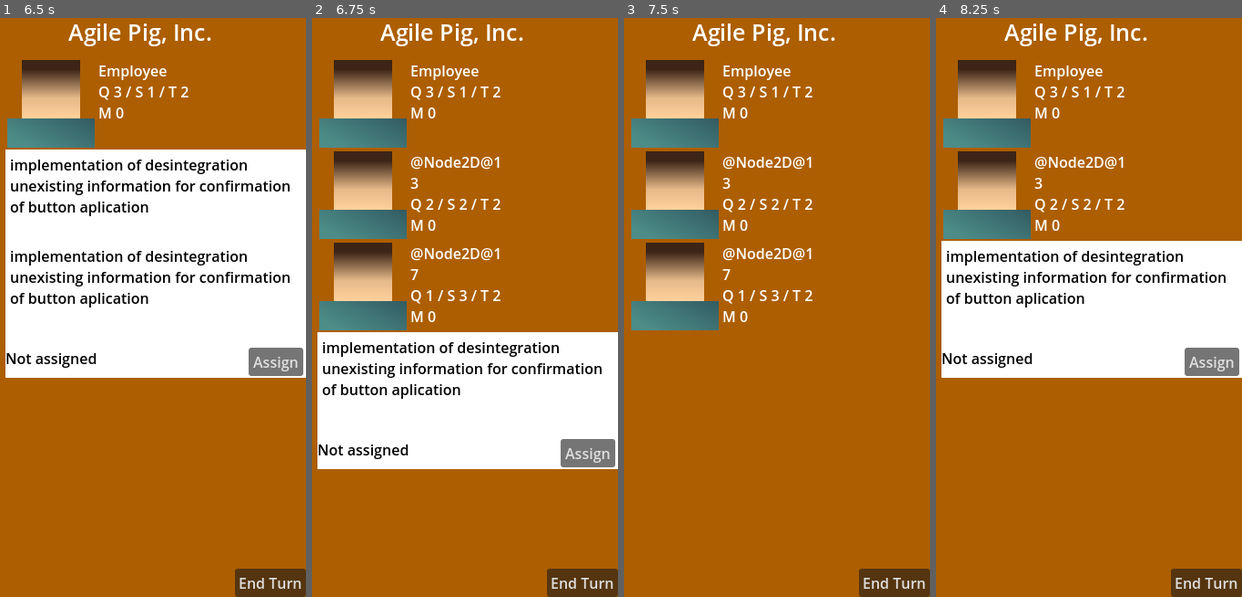
Above: before the commit, frames 1-4 (left to right).
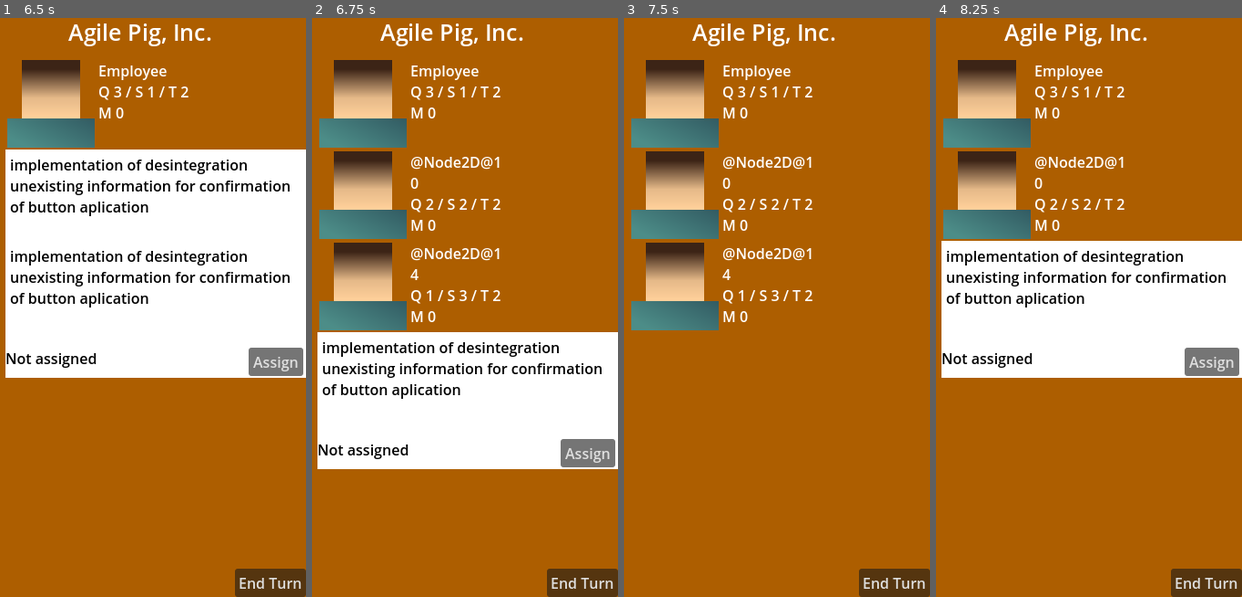
Above: after the commit, the same moments.

Repository: ltbk2023/pig
Game: Godot game, scene res://placeholders/game_placeholder.tscn
Same seed, same stepped clock (60 frames per second), same inputs: the game is played once before the commit and once after it. This scene is started directly instead of the project's main scene.
Inputs (mouse positions are in pixels of both pictures, inside the frame that each line leads up to):
- Up to frame 1 (6.5 s): click "End Turn" at 0.5 s; click "Assign" at 1.25 s; click "End Turn" at 2 s; click "Assign" at 2.75 s; click "End Turn" at 3.5 s; click "Assign" at 4.25 s; tap Enter at 5 s; move the mouse to (214, 255) at 5.02 s; click (214, 255) at 5.17 s; tap Space at 5.75 s; move the mouse to (76, 319) at 5.77 s; click (76, 319) at 5.92 s
- Up to frame 2 (6.75 s): tap Enter at 6.5 s; move the mouse to (486, 151) at 6.52 s; click (486, 151) at 6.67 s
- Up to frame 3 (7.5 s): tap Space at 7.25 s; move the mouse to (749, 411) at 7.27 s; click (749, 411) at 7.42 s
- Up to frame 4 (8.25 s): tap Enter at 8 s; move the mouse to (1177, 376) at 8.02 s; click (1177, 376) at 8.17 s

Frame 1 is identical in both runs. In frame 2, less than 0.1% of the frame differs, in the area x 32-35%, y 27-46%; in frame 3, less than 0.1%; in frame 4, less than 0.1%.
Error after the commit: Parse Error: Identifier "QualityDeck" not declared in the current scope. (res://view/testing/testing.gd:52)

Commit message:
PIG-128: Testing implementation

Diff:
--- a/PIG/employee/employee.gd
+++ b/PIG/employee/employee.gd
@@ -73,6 +73,8 @@
 
 	if task is Issue:
 		task.add_progress(speed + speed_modifier)
+	elif task is Testing:
+		task.test(testing)
 
 # Set the visibility of Extended node to v.
 func set_visibility_of_extended_description(v):
--- a/PIG/game/game.gd
+++ b/PIG/game/game.gd
@@ -25,7 +25,7 @@
 	__state = GameState.NOT_STARTED
 	__current_sprint = 0
 	__current_turn = 0
-
+	randomize()
 
 # Called every frame. 'delta' is the elapsed time since the previous frame.
 func _process(delta):
@@ -167,3 +167,14 @@
 			$Hooks/IssueToAssign.get_child(0).queue_free()
 
 	return false
+
+func _on_bug_found():
+	var bug_issue = Issue.new()
+	bug_issue.type = Issue.IssueType.BUG_ISSUE
+	# THIS SHOULD BE DONE SOMEWHERE ELSE AUTOMATICALLY, MOST LIKELY IN ISSUE'S
+	# ready() METHOD! TODO: DISCUSS
+	bug_issue.state = Issue.IssueState.IN_BACKLOG
+	# The following limits should be constants/vars in the Issue script!
+	bug_issue.difficulty = randi_range(1, 4)
+	bug_issue.time = randi_range(1, 3)
+	$Backlog.add_issue(bug_issue)
--- a/PIG/game/game.tscn
+++ b/PIG/game/game.tscn
@@ -40,3 +40,4 @@
 [connection signal="assign" from="Backlog" to="." method="_on_backlog_assign"]
 [connection signal="assign" from="Office" to="." method="_on_office_assign"]
 [connection signal="assign" from="Testing" to="." method="_on_testing_assign"]
+[connection signal="bug_found" from="Testing" to="." method="_on_bug_found"]
--- a/PIG/view/testing/testing.gd
+++ b/PIG/view/testing/testing.gd
@@ -9,6 +9,10 @@
 # Maximum number of simultaneous testers
 # -1 represent infinity
 @export var testers_limit:int = -1
+
+# Sent up the tree when a bug is found by testing. Should be caught by Game
+# which will add a random bug issue to the Backlog
+signal bug_found()
 
 # Called when the node enters the scene tree for the first time.
 func _ready():
@@ -24,9 +28,8 @@
 	pass
 
 # Update Result text to show the result of testing
-func update_result_text():
-	pass
-
+func update_result_text(amount: int):
+	$Background/Result.text = "Result:\nBugs: " + str(amount)
 
 # Send the assign_testing signal up the tree. Should be received by Game.
 func _on_assign_button_button_up():
@@ -42,3 +45,14 @@
 # or limit is set to -1
 func check_employee_can_be_assigned():
 	return testers_limit == -1 or $EmployeeHook.get_child_count() < testers_limit
+
+# Test [amount] quality cards. Update result visuals
+func test(amount: int):
+	var cards = $QualityDeck.check_cards(amount)
+	var bugs = cards[QualityDeck.QualityType.BUG]
+	if not $QualityDeck.remove_card(QualityDeck.QualityType.BUG, bugs):
+		print("Removing non-extisting bugs. This shouldn't be possible.")
+		return
+	update_result_text(bugs)
+	for i in range(bugs):
+		emit_signal("bug_found")
--- a/PIG/view/testing/testing.tscn
+++ b/PIG/view/testing/testing.tscn
@@ -1,6 +1,7 @@
-[gd_scene load_steps=4 format=3 uid="uid://2k4tpybmr0a4"]
+[gd_scene load_steps=5 format=3 uid="uid://2k4tpybmr0a4"]
 
 [ext_resource type="Script" path="res://view/testing/testing.gd" id="1_ila0p"]
+[ext_resource type="PackedScene" uid="uid://djxvqbwooew4i" path="res://quality_deck/QualityDeck.tscn" id="2_jk66l"]
 
 [sub_resource type="Gradient" id="Gradient_n3oit"]
 offsets = PackedFloat32Array(0)
@@ -51,6 +52,7 @@
 scale = Vector2(0.75, 0.75)
 text = "Assign"
 
+
 [node name="EmployeeHook" type="Node" parent="."]
-
 [connection signal="button_up" from="Background/AssignButton" to="." method="_on_assign_button_button_up"]
+[node name="QualityDeck" parent="." instance=ExtResource("2_jk66l")]
